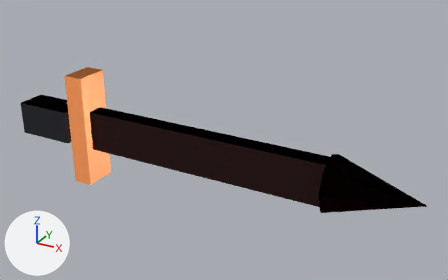
An edit to the glTF model public/assets/weapons/heroes/bloodseeker.glb, drawn before and after from the same camera.
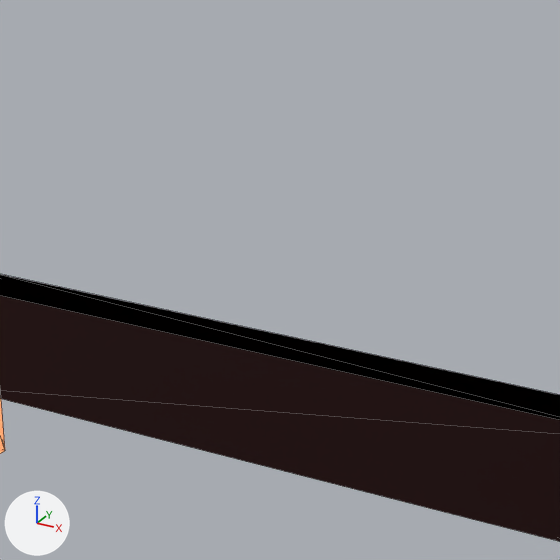
There are two pictures of each version: one whole from a 50 mm camera at (1.363, -1.335, 0.722) aimed at (0.604, 0.045, 0.032), one close up on the part from 24% to 69% of the width and 4% to 75% of the height. Every picture has the same lights, and +X, +Y and +Z are marked at lower left. The first two pictures are the older version. The close-ups show mesh edges as thin lines.

The first close-up shows 'bloodseeker-blade' and 1 more.
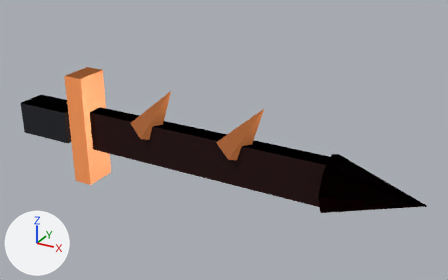
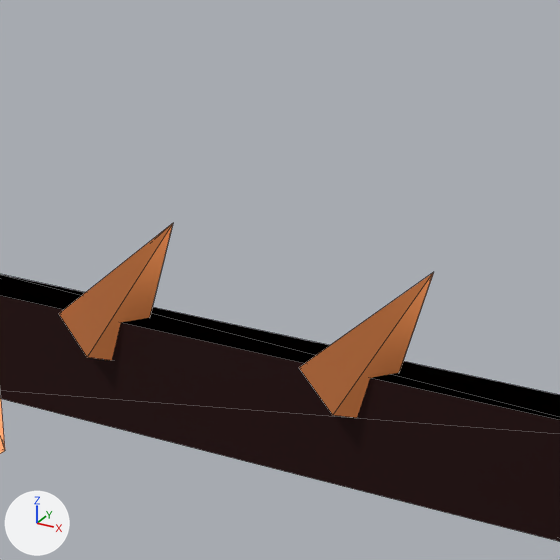
The change, as a list of edits to the scene's bpy script:
```text
Add me_bloodseeker_blood_blade_barb0_7:
    me_bloodseeker_blood_blade_barb0_7.from_pydata([(0.696, 0.0, 0.006), (0.745, 0.0, 0.166), (0.668, -0.048, 0.025), (0.655, 0.0, 0.034), (0.621, -0.029, 0.057), (0.621, 0.029, 0.057), (0.668, 0.048, 0.025), (0.696, 0.0, 0.006)], [], [(0, 1, 2), (3, 2, 0), (2, 1, 4), (3, 4, 2), (4, 1, 5), (3, 5, 4), (5, 1, 6), (3, 6, 5), (6, 1, 7), (3, 7, 6)])
    me_bloodseeker_blood_blade_barb0_7.materials.append(mat_accent)  # orange #ff9a5a, glowing brown #89502c
Add me_bloodseeker_blood_blade_barb0_42:
    me_bloodseeker_blood_blade_barb0_42.from_pydata([(0.416, 0.0, 0.006), (0.465, 0.0, 0.166), (0.388, -0.048, 0.025), (0.375, 0.0, 0.034), (0.341, -0.029, 0.057), (0.341, 0.029, 0.057), (0.388, 0.048, 0.025), (0.416, 0.0, 0.006)], [], [(0, 1, 2), (3, 2, 0), (2, 1, 4), (3, 4, 2), (4, 1, 5), (3, 5, 4), (5, 1, 6), (3, 6, 5), (6, 1, 7), (3, 7, 6)])
    me_bloodseeker_blood_blade_barb0_42.materials.append(mat_accent)  # orange #ff9a5a, glowing brown #89502c
Add ob_bloodseeker_barb0_7:
    ob_bloodseeker_barb0_7 = bpy.data.objects.new('bloodseeker-barb0.7', me_bloodseeker_blood_blade_barb0_7)
    ob_bloodseeker_barb0_7.location = (0.0, 0.0, 0.0)
Add ob_bloodseeker_barb0_42:
    ob_bloodseeker_barb0_42 = bpy.data.objects.new('bloodseeker-barb0.42', me_bloodseeker_blood_blade_barb0_42)
    ob_bloodseeker_barb0_42.location = (0.0, 0.0, 0.0)
```

What differs and where, as boxes (x1, y1, x2, y2) in the close-ups (560 x 560 px):
'bloodseeker-barb0.7', added: after (299, 272, 434, 418)
'bloodseeker-barb0.42', added: after (59, 223, 173, 360)
